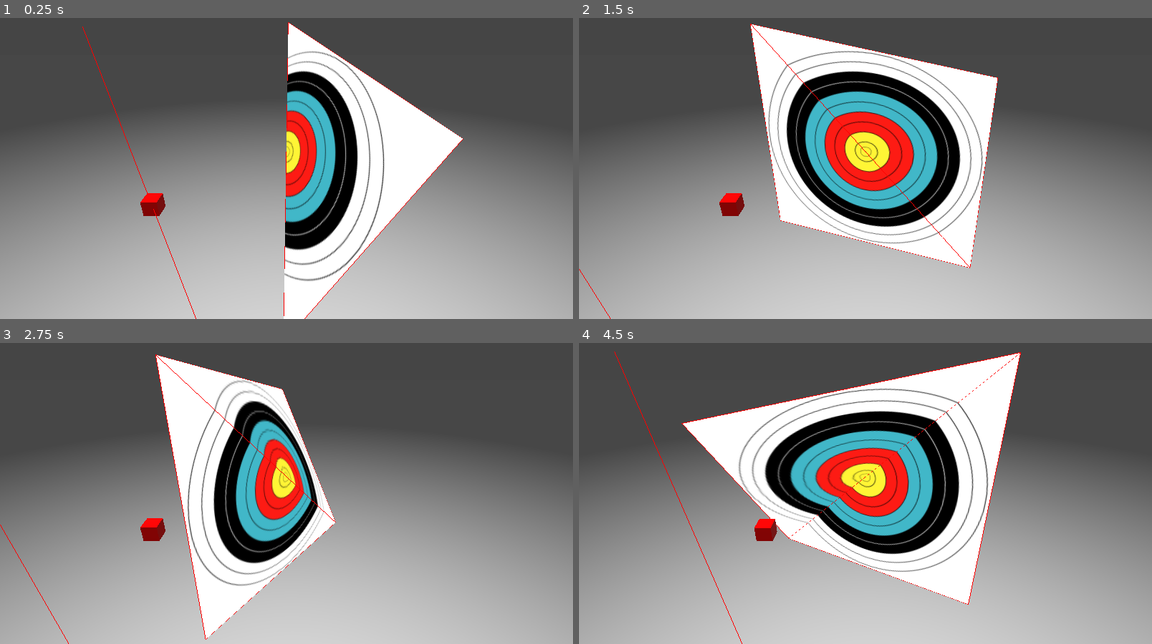
Above: before the commit, frames 1-4 (two rows, left to right).
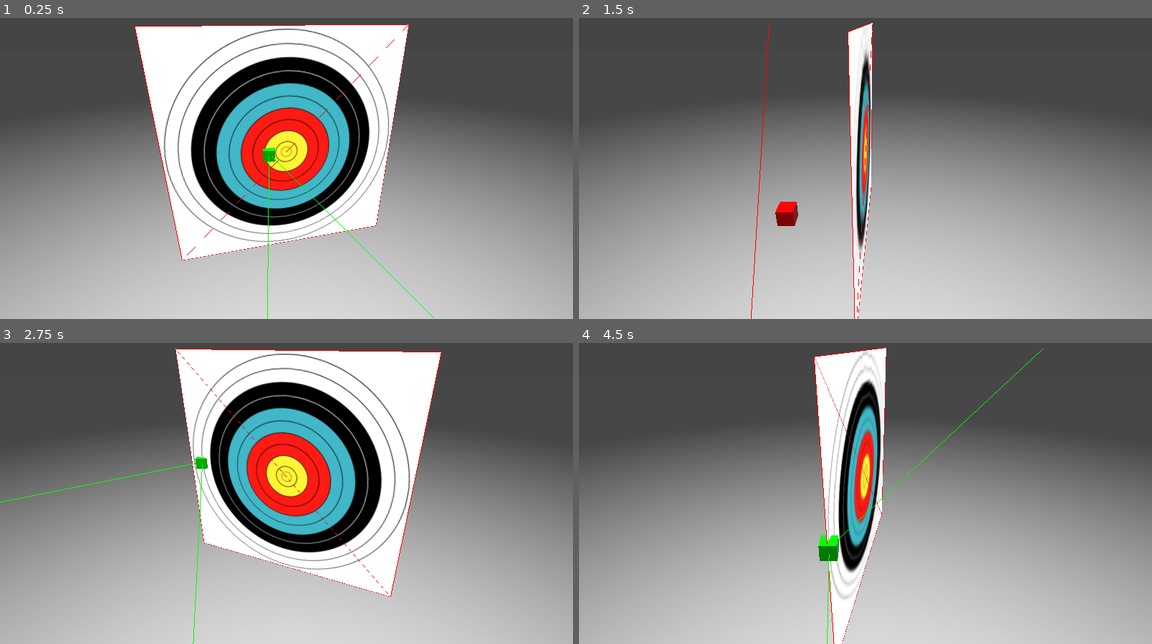
Above: after the commit, the same moments.

Repository: JohnMeadow1/GodotGeometryElements
Game: Godot game, scene res://main.tscn
Same seed, same stepped clock (60 frames per second), same inputs: the game is played once before the commit and once after it.
Inputs (mouse positions are in pixels of both pictures, inside the frame that each line leads up to):
- Up to frame 1 (0.25 s): no input
- Up to frame 2 (1.5 s): move the mouse to (991, 135) at 0.52 s; click (991, 135) at 0.67 s; move the mouse to (750, 168) at 1.27 s; click (750, 168) at 1.42 s
- Up to frame 3 (2.75 s): move the mouse to (343, 403) at 2.02 s; click (343, 403) at 2.17 s
- Up to frame 4 (4.5 s): move the mouse to (836, 544) at 2.77 s; click (836, 544) at 2.92 s; move the mouse to (1037, 526) at 3.52 s; click (1037, 526) at 3.67 s; move the mouse to (693, 427) at 4.27 s; click (693, 427) at 4.42 s

The runs differ from the first frame. In frame 1, 31% of the frame differs, in the area x 14-81%, y 1-100%; in frame 2, 25%; in frame 3, 29%; in frame 4, 29%.

Commit message:
Fixed issue caused by "tool" keyword

Diff:
--- a/godot_3/final/ray_triangle_intersection/main.gd
+++ b/godot_3/final/ray_triangle_intersection/main.gd
@@ -18,10 +18,13 @@
 var is_target_hit = false
 
 func _ready():
+	$Target_geometry.rotation_degrees = Vector3(0.0,0.0,0.0)
+	$Target_wireframe.rotation_degrees = Vector3(0.0,0.0,0.0)
+	$Source.translation = Vector3(0,0,9)
 	generate_geometry()
 	generate_geometry_wireframe()
 
-func _physics_process(delta):
+func _process(delta):
 	timer += delta
 	if ( timer >= 2 ):
 		timer_step *= -1
@@ -47,16 +50,17 @@
 	var source = $Source.translation
 	var surface_normal = ( P2 - P1 ).cross( P3 - P1 ).normalized()
 	a = -surface_normal.dot(P1)
-	t = -( surface_normal.dot( source ) + a ) / ( surface_normal.dot( ray ) )
-	var surface_hit = source + t * ray
-	if ( (P2 - P1).cross(surface_hit - P1) ).dot(surface_normal) > 0:
-		if ( (P3 - P2).cross(surface_hit - P2) ).dot(surface_normal) > 0:
-			if ( (P1 - P3).cross(surface_hit - P3) ).dot(surface_normal) > 0:
-				$Hit.material_override.set("albedo_color", Color( 0, 1, 0 ) )
-				$Ray_geometry.material_override.set("albedo_color", Color( 0, 1, 0 ) )
-				hit    = surface_hit
-				normal = surface_normal
-				return true
+	if surface_normal.dot( ray ) !=0:
+		t = -( surface_normal.dot( source ) + a ) / ( surface_normal.dot( ray ) )
+		var surface_hit = source + t * ray
+		if ( (P2 - P1).cross(surface_hit - P1) ).dot(surface_normal) > 0:
+			if ( (P3 - P2).cross(surface_hit - P2) ).dot(surface_normal) > 0:
+				if ( (P1 - P3).cross(surface_hit - P3) ).dot(surface_normal) > 0:
+					$Hit.material_override.set("albedo_color", Color( 0, 1, 0 ) )
+					$Ray_geometry.material_override.set("albedo_color", Color( 0, 1, 0 ) )
+					hit    = surface_hit
+					normal = surface_normal
+					return true
 	return false
 
 func calculate_ray_reflection():
@@ -87,7 +91,7 @@
 	P1 = Vector3( -2, -2, 0 )
 	P2 = Vector3(  2, -2, 0 )
 	P3 = Vector3(  2,  2, 0 )
-	P4 = Vector3( -2,  2, 0 ).rotated( Vector3( 1, 0, 0 ), 1 )
+	P4 = Vector3( -2,  2, 0 )#.rotated( Vector3( 1, 0, 0 ), 1 )
 
 	$Target_geometry.begin( VisualServer.PRIMITIVE_TRIANGLES, null )
 
--- a/godot_3/final/ray_triangle_intersection/main.tscn
+++ b/godot_3/final/ray_triangle_intersection/main.tscn
@@ -86,9 +86,9 @@
 [sub_resource type="PlaneMesh" id=2]
 
 custom_aabb = AABB( 0, 0, 0, 0, 0, 0 )
-size = Vector2( 1000, 1000 )
-subdivide_width = 0
-subdivide_depth = 0
+size = Vector2( 200, 200 )
+subdivide_width = 100
+subdivide_depth = 100
 
 [sub_resource type="SpatialMaterial" id=3]
 
@@ -233,7 +233,7 @@
 params_billboard_mode = 0
 params_grow = false
 params_use_alpha_scissor = false
-albedo_color = Color( 1, 0, 0, 1 )
+albedo_color = Color( 0, 1, 0, 1 )
 metallic = 0.0
 metallic_specular = 0.5
 metallic_texture_channel = 0
@@ -292,7 +292,7 @@
 params_billboard_mode = 0
 params_grow = false
 params_use_alpha_scissor = false
-albedo_color = Color( 1, 0, 0, 1 )
+albedo_color = Color( 0, 1, 0, 1 )
 metallic = 0.0
 metallic_specular = 0.5
 metallic_texture_channel = 0
@@ -381,7 +381,7 @@
 
 [node name="Camera" type="Camera" parent="Enviroment" index="0"]
 
-transform = Transform( 1, 0, 0, 0, 1, 0, 0, 0, 1, 0, 2.95313, 3.96527 )
+transform = Transform( 1, 0, 0, 0, 0.811898, 0.583799, 0, -0.583799, 0.811898, 0, 2.95313, 3.96527 )
 keep_aspect = 1
 cull_mask = 1048575
 environment = SubResource( 1 )
@@ -418,10 +418,13 @@
 omni_shadow_mode = 1
 omni_shadow_detail = 1
 _sections_unfolded = [ "Omni" ]
+__meta__ = {
+"_edit_lock_": true
+}
 
 [node name="floor" type="MeshInstance" parent="Enviroment" index="2"]
 
-transform = Transform( 1, 0, 0, 0, 1, 0, 0, 0, 1, 0, -10, 0 )
+transform = Transform( 1, 0, 0, 0, 1, 0, 0, 0, 1, 0, -9, 0 )
 layers = 1
 material_override = null
 cast_shadow = 1
@@ -434,11 +437,14 @@
 mesh = SubResource( 2 )
 skeleton = NodePath("..")
 material/0 = null
-_sections_unfolded = [ "material" ]
+_sections_unfolded = [ "Transform", "material" ]
+__meta__ = {
+"_edit_lock_": true
+}
 
 [node name="Ray" type="MeshInstance" parent="." index="1"]
 
-transform = Transform( 1, 0, 0, 0, 1, 0, 0, 0, 1, 0.414015, -0.0147638, 4.76251 )
+transform = Transform( 1, 0, 0, 0, 1, 0, 0, 0, 1, 0, 0, 6 )
 layers = 1
 material_override = SubResource( 3 )
 cast_shadow = 1
@@ -455,7 +461,7 @@
 
 [node name="Source" type="MeshInstance" parent="." index="2"]
 
-transform = Transform( 1, 0, 0, 0, 1, 0, 0, 0, 1, 0.917226, -0.006479, 5.76657 )
+transform = Transform( 1, 0, 0, 0, 1, 0, 0, 0, 1, 0.44, 0, 9 )
 layers = 1
 material_override = SubResource( 5 )
 cast_shadow = 1
@@ -472,7 +478,7 @@
 
 [node name="Hit" type="MeshInstance" parent="." index="3"]
 
-transform = Transform( 1, 0, 0, 0, 1, 0, 0, 0, 1, -1.21442, -0.0387182, 1.85944 )
+transform = Transform( 1, 0, 0, 0, 1, 0, 0, 0, 1, -0.732591, 0, 1.00506 )
 layers = 1
 material_override = SubResource( 7 )
 cast_shadow = 1
@@ -502,7 +508,7 @@
 
 [node name="Target_geometry" type="ImmediateGeometry" parent="." index="5"]
 
-transform = Transform( 0.26693, 0, 0.963727, 0, 1, 0, -0.963727, 0, 0.26693, 0, 0, 0 )
+transform = Transform( 0.589032, 0, 0.808103, 0, 1, 0, -0.808103, 0, 0.589032, 0, 0, 0 )
 layers = 1
 material_override = ExtResource( 3 )
 cast_shadow = 1
@@ -516,7 +522,7 @@
 
 [node name="Target_wireframe" type="ImmediateGeometry" parent="." index="6"]
 
-transform = Transform( 0.26693, 0, 0.963727, 0, 1, 0, -0.963727, 0, 0.26693, 0, 0, 0 )
+transform = Transform( 0.589034, 0, 0.808107, 0, 1, 0, -0.808107, 0, 0.589034, 0, 0, 0 )
 layers = 1
 material_override = SubResource( 10 )
 cast_shadow = 0
